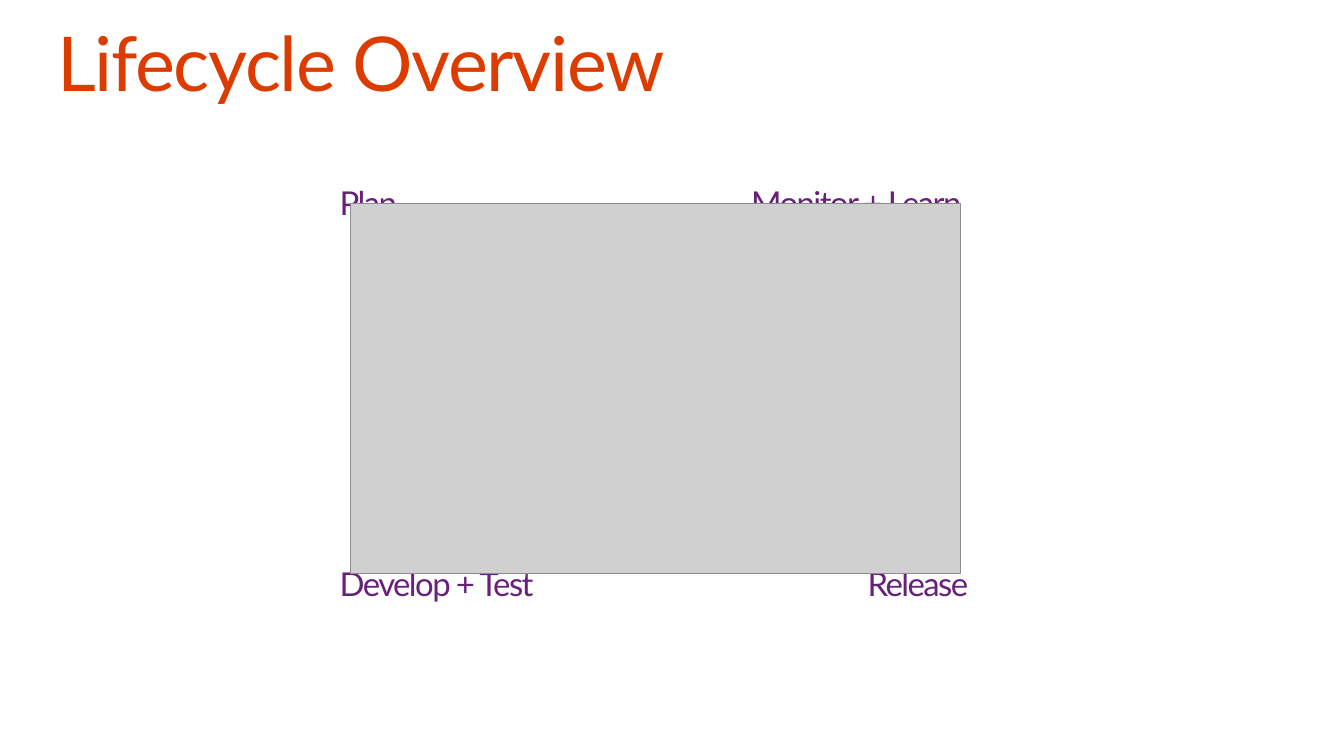
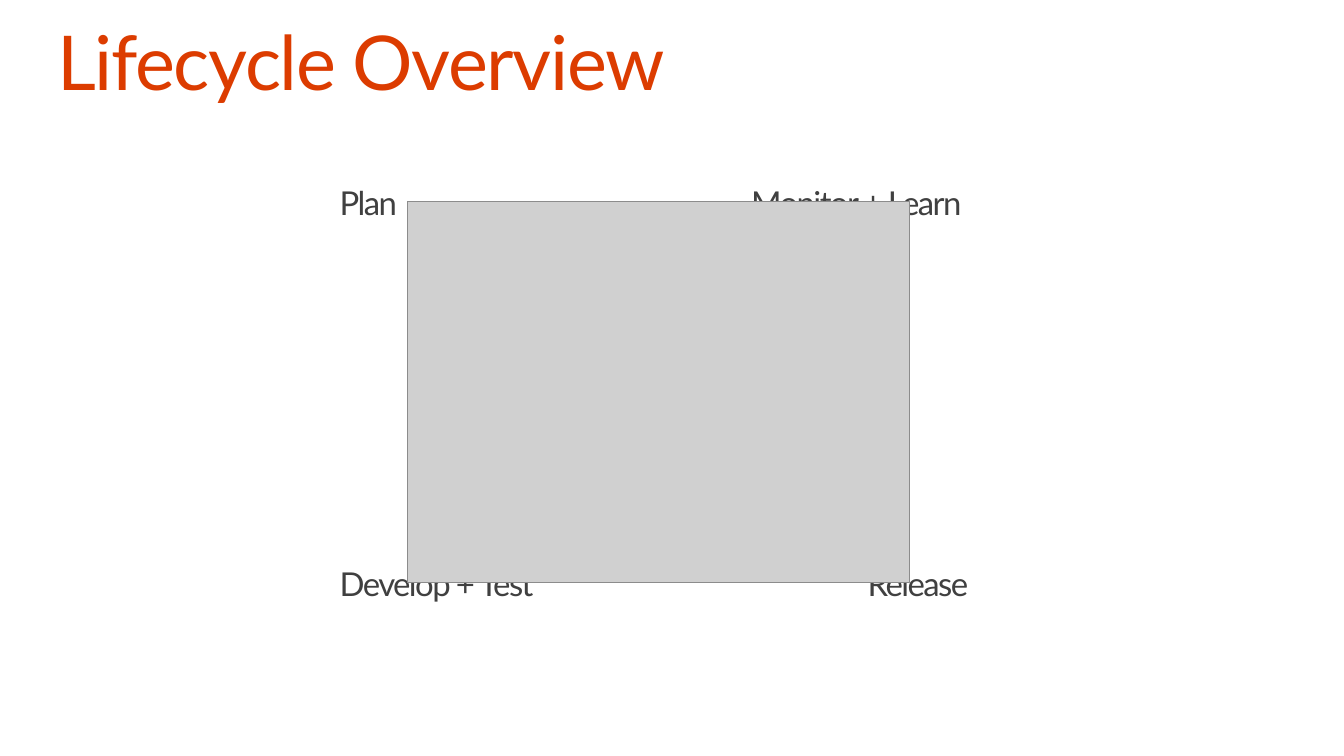
Before and after one commit to OfficeDev/TrainingContent, a slide deck: slide 7 of O3652-8 App Lifecycle Management/O3652-8 App Lifecycle Management.pptx. Drawn at 1344x756 pixels with LibreOffice and Linux fonts; fonts in the diff are those of the drawing; grey boxes stand for pictures; background and template pictures are left out. Boxes give left, top, right and bottom in pixels: in the first picture for what was removed or moved away, otherwise in the second. Text is boxed around its words. In the diff, an @@ line names an element or a change of style, - is before the commit and + after.

```diff
--- a/O3652-8 App Lifecycle Management/O3652-8 App Lifecycle Management.pptx
+++ b/O3652-8 App Lifecycle Management/O3652-8 App Lifecycle Management.pptx
@@ picture: place and size @@
-picture at box(350, 203, 960, 573)
+picture at box(407, 202, 908, 583)
@@ text colour #68217A to #404040 in 4 elements at box(340, 190, 397, 216), box(751, 186, 961, 221), box(868, 567, 969, 597), box(340, 567, 533, 602) @@
```
Also in this commit, not shown: 10 other slides changed, 2 slides added, 2 slides removed.
